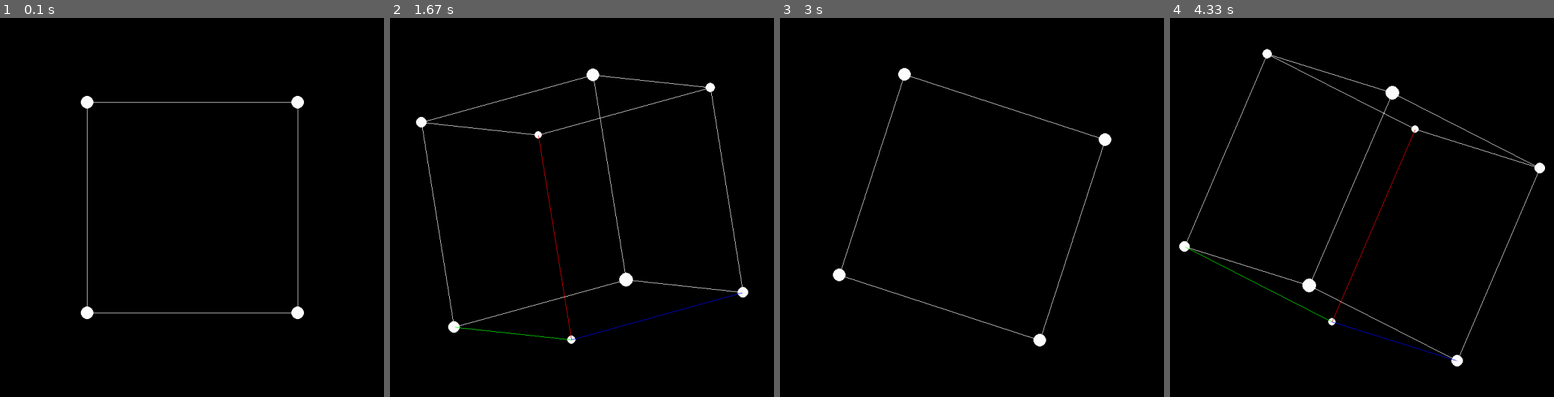
Above: before the commit, frames 1-4 (left to right).
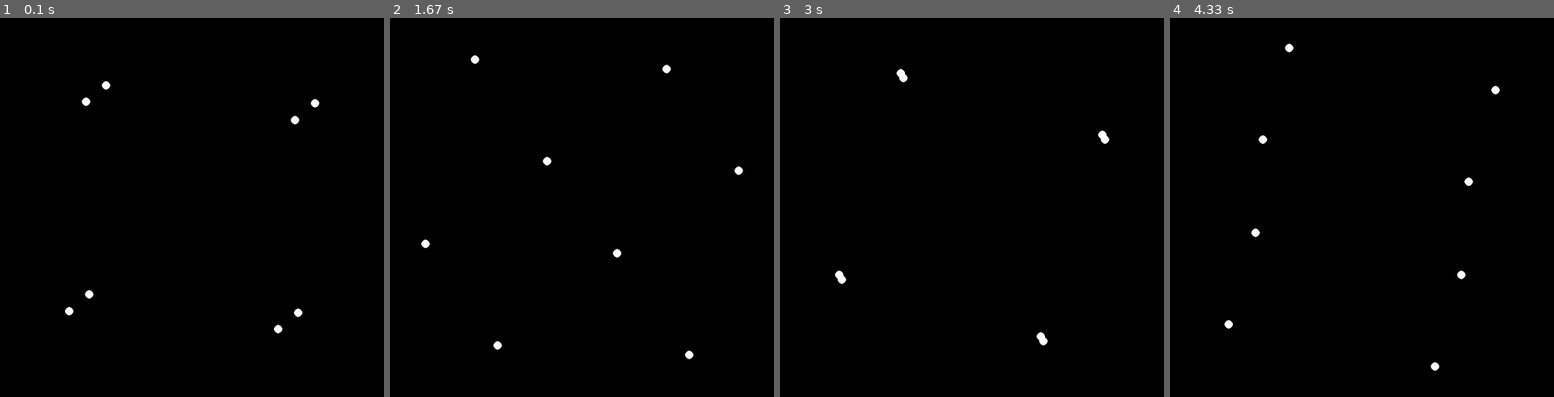
Above: after the commit, the same moments.

Repository: penewold/3d-in-python
Game: pygame game, started from 3d-pygame.py
The game is run twice, just before and just after one commit, with the same random seed, the same clock (stepped at 60 frames per second) and the same inputs.
Inputs:
- Up to frame 1 (0.1 s): no input
- Up to frame 2 (1.67 s): hold D 0.33-0.8 s; hold W 0.83-1.13 s; tap X at 0.9, 1.23, 1.53 s; tap Z at 0.98 s; hold D 1.17-1.63 s
- Up to frame 3 (3 s): hold A 1.67-2.2 s; tap X at 1.73, 2.03, 2.3, 2.63, 2.93 s; hold S 2.23-2.53 s; tap Z at 2.38 s; hold A 2.57-2.97 s
- Up to frame 4 (4.33 s): hold W 3-3.37 s; tap X at 3.07, 3.47, 3.77, 4.13 s; hold D 3.4-4.03 s; tap Z at 3.55 s; hold S from 4.07 s (still down)

The runs differ from the first frame. In frame 1, 1.3% of the frame differs, in the area x 16-84%, y 16-84%; in frame 2, 2.4%; in frame 3, 0.9%; in frame 4, 2.4%, in the area x 2-98%, y 6-94%.

Commit message:
changing how the points are set up

Diff:
--- a/3d-pygame.py
+++ b/3d-pygame.py
@@ -21,20 +21,6 @@
     ra = math.cos(math.radians(angle))
     return ra
 
-xrot = np.array([[1, 0, 0],
-        [0, cos(a1), sin(a1) * -1],
-        [0, sin(a1), cos(a1)]])
-nrot = np.array([[1, 2, 3],
-        [4, 5, 6],
-        [7, 8, 9]])
-
-yrot = np.array([[cos(a2), 0, sin(a2)],
-        [0, 1, 0],
-        [sin(a2) * -1, 0, cos(a2)]])
-
-zrot = np.array([[cos(a3), sin(a3) * -1, 0],
-        [sin(a3), cos(a3), 0],
-        [0, 0, 1]])
 
 dot1pos = np.array([1, 1, -1])
 dot2pos = np.array([1, -1, -1])
@@ -45,12 +31,28 @@
 dot7pos = np.array([-1, -1, 1])
 dot8pos = np.array([-1, 1, 1])
 
+dots = [np.array([1, 1, -1]), np.array([1, -1, -1]), np.array([1, -1, 1]), np.array([1, 1, 1]), np.array([-1, 1, -1]), np.array([-1, -1, -1]), np.array([-1, -1, 1]), np.array([-1, 1, 1])]
+
 
 def applyRotation(pos):
     a = np.dot(xrot, pos)
     a = np.dot(yrot, a)
     a = np.dot(zrot, a)
     return a
+
+def drawPoints(points, color=(255, 255, 255), multiplier=200, offsetx=0, offsety=0, size=8):
+    for point in points:
+        pg.draw.circle(screen, color, (point[0] * multiplier + offsetx, point[1] * 200 + offsety), size)
+
+
+def drawPointsCentered(points, color=(255, 255, 255), multiplier=200, size=8):
+    for point in points:
+        point = applyRotation(point)
+        pg.draw.circle(screen, color, (point[0] * multiplier + WIDTH / 2, point[1] * 200 + HEIGHT / 2), size)
+
+#def drawLines(lines):
+#    for line in lines:
+#        pg.drawLine(screen, (255,255,255), (line[0], line[1]), (line[2], line[3]))
 
 while running:
     # poll for events
@@ -87,43 +89,28 @@
         [0, 0, 1]])
 
     WIDTH, HEIGHT = screen.get_size()
-    #a1 += 1
-    #a2 += 1
-    #a3 += 1
+    a1 += 1
+    a2 += 1
+    a3 += 1
 
     # fill the screen with a color to wipe away anything from last frame
     screen.fill(pg.Color(0,0,0))
 
     # RENDER YOUR GAME HERE
-    d1pa = applyRotation(dot1pos)
-    d2pa = applyRotation(dot2pos)
-    d3pa = applyRotation(dot3pos)
-    d4pa = applyRotation(dot4pos)
-    d5pa = applyRotation(dot5pos)
-    d6pa = applyRotation(dot6pos)
-    d7pa = applyRotation(dot7pos)
-    d8pa = applyRotation(dot8pos)
-    dot1 = pg.draw.circle(screen, (255, 255, 255), (d1pa[0] * 200 + WIDTH / 2, d1pa[1] * 200 + HEIGHT / 2), round((d1pa[2] + 5) * 2))
-    dot2 = pg.draw.circle(screen, (255, 255, 255), (d2pa[0] * 200 + WIDTH / 2, d2pa[1] * 200 + HEIGHT / 2), round((d2pa[2] + 5) * 2))
-    dot3 = pg.draw.circle(screen, (255, 255, 255), (d3pa[0] * 200 + WIDTH / 2, d3pa[1] * 200 + HEIGHT / 2), round((d3pa[2] + 5) * 2))
-    dot4 = pg.draw.circle(screen, (255, 255, 255), (d4pa[0] * 200 + WIDTH / 2, d4pa[1] * 200 + HEIGHT / 2), round((d4pa[2] + 5) * 2))
-    dot5 = pg.draw.circle(screen, (255, 255, 255), (d5pa[0] * 200 + WIDTH / 2, d5pa[1] * 200 + HEIGHT / 2), round((d5pa[2] + 5) * 2))
-    dot6 = pg.draw.circle(screen, (255, 255, 255), (d6pa[0] * 200 + WIDTH / 2, d6pa[1] * 200 + HEIGHT / 2), round((d6pa[2] + 5) * 2))
-    dot7 = pg.draw.circle(screen, (255, 255, 255), (d7pa[0] * 200 + WIDTH / 2, d7pa[1] * 200 + HEIGHT / 2), round((d7pa[2] + 5) * 2))
-    dot8 = pg.draw.circle(screen, (255, 255, 255), (d8pa[0] * 200 + WIDTH / 2, d8pa[1] * 200 + HEIGHT / 2), round((d8pa[2] + 5) * 2))
-    line1 = pg.draw.line(screen, (255,0,0), (d1pa[0] * 200 + WIDTH / 2, d1pa[1] * 200 + HEIGHT / 2), (d2pa[0] * 200 + WIDTH / 2, d2pa[1] * 200 + HEIGHT / 2))
-    line2 = pg.draw.line(screen, (0,255,0), (d1pa[0] * 200 + WIDTH / 2, d1pa[1] * 200 + HEIGHT / 2), (d5pa[0] * 200 + WIDTH / 2, d5pa[1] * 200 + HEIGHT / 2))
-    line3 = pg.draw.line(screen, (0,0,255), (d1pa[0] * 200 + WIDTH / 2, d1pa[1] * 200 + HEIGHT / 2), (d4pa[0] * 200 + WIDTH / 2, d4pa[1] * 200 + HEIGHT / 2))
-    line4 = pg.draw.line(screen, (255,255,255), (d2pa[0] * 200 + WIDTH / 2, d2pa[1] * 200 + HEIGHT / 2), (d3pa[0] * 200 + WIDTH / 2, d3pa[1] * 200 + HEIGHT / 2))
-    line5 = pg.draw.line(screen, (255,255,255), (d2pa[0] * 200 + WIDTH / 2, d2pa[1] * 200 + HEIGHT / 2), (d6pa[0] * 200 + WIDTH / 2, d6pa[1] * 200 + HEIGHT / 2))
-    line6 = pg.draw.line(screen, (255,255,255), (d5pa[0] * 200 + WIDTH / 2, d5pa[1] * 200 + HEIGHT / 2), (d6pa[0] * 200 + WIDTH / 2, d6pa[1] * 200 + HEIGHT / 2))
-    line7 = pg.draw.line(screen, (255,255,255), (d3pa[0] * 200 + WIDTH / 2, d3pa[1] * 200 + HEIGHT / 2), (d4pa[0] * 200 + WIDTH / 2, d4pa[1] * 200 + HEIGHT / 2))
-    line8 = pg.draw.line(screen, (255,255,255), (d4pa[0] * 200 + WIDTH / 2, d4pa[1] * 200 + HEIGHT / 2), (d8pa[0] * 200 + WIDTH / 2, d8pa[1] * 200 + HEIGHT / 2))
-    line9 = pg.draw.line(screen, (255,255,255), (d3pa[0] * 200 + WIDTH / 2, d3pa[1] * 200 + HEIGHT / 2), (d7pa[0] * 200 + WIDTH / 2, d7pa[1] * 200 + HEIGHT / 2))
-    line10 = pg.draw.line(screen, (255,255,255), (d5pa[0] * 200 + WIDTH / 2, d5pa[1] * 200 + HEIGHT / 2), (d8pa[0] * 200 + WIDTH / 2, d8pa[1] * 200 + HEIGHT / 2))
-    line11 = pg.draw.line(screen, (255,255,255), (d6pa[0] * 200 + WIDTH / 2, d6pa[1] * 200 + HEIGHT / 2), (d7pa[0] * 200 + WIDTH / 2, d7pa[1] * 200 + HEIGHT / 2))
-    line12 = pg.draw.line(screen, (255,255,255), (d7pa[0] * 200 + WIDTH / 2, d7pa[1] * 200 + HEIGHT / 2), (d8pa[0] * 200 + WIDTH / 2, d8pa[1] * 200 + HEIGHT / 2))
-    print(d1pa)
+    points = drawPointsCentered(dots)
+    #line1 = pg.draw.line(screen, (255,0,0), (d1pa[0] * 200 + WIDTH / 2, d1pa[1] * 200 + HEIGHT / 2), (d2pa[0] * 200 + WIDTH / 2, d2pa[1] * 200 + HEIGHT / 2))
+    #line2 = pg.draw.line(screen, (0,255,0), (d1pa[0] * 200 + WIDTH / 2, d1pa[1] * 200 + HEIGHT / 2), (d5pa[0] * 200 + WIDTH / 2, d5pa[1] * 200 + HEIGHT / 2))
+    #line3 = pg.draw.line(screen, (0,0,255), (d1pa[0] * 200 + WIDTH / 2, d1pa[1] * 200 + HEIGHT / 2), (d4pa[0] * 200 + WIDTH / 2, d4pa[1] * 200 + HEIGHT / 2))
+    #line4 = pg.draw.line(screen, (255,255,255), (d2pa[0] * 200 + WIDTH / 2, d2pa[1] * 200 + HEIGHT / 2), (d3pa[0] * 200 + WIDTH / 2, d3pa[1] * 200 + HEIGHT / 2))
+    #line5 = pg.draw.line(screen, (255,255,255), (d2pa[0] * 200 + WIDTH / 2, d2pa[1] * 200 + HEIGHT / 2), (d6pa[0] * 200 + WIDTH / 2, d6pa[1] * 200 + HEIGHT / 2))
+    #line6 = pg.draw.line(screen, (255,255,255), (d5pa[0] * 200 + WIDTH / 2, d5pa[1] * 200 + HEIGHT / 2), (d6pa[0] * 200 + WIDTH / 2, d6pa[1] * 200 + HEIGHT / 2))
+    #line7 = pg.draw.line(screen, (255,255,255), (d3pa[0] * 200 + WIDTH / 2, d3pa[1] * 200 + HEIGHT / 2), (d4pa[0] * 200 + WIDTH / 2, d4pa[1] * 200 + HEIGHT / 2))
+    #line8 = pg.draw.line(screen, (255,255,255), (d4pa[0] * 200 + WIDTH / 2, d4pa[1] * 200 + HEIGHT / 2), (d8pa[0] * 200 + WIDTH / 2, d8pa[1] * 200 + HEIGHT / 2))
+    #line9 = pg.draw.line(screen, (255,255,255), (d3pa[0] * 200 + WIDTH / 2, d3pa[1] * 200 + HEIGHT / 2), (d7pa[0] * 200 + WIDTH / 2, d7pa[1] * 200 + HEIGHT / 2))
+    #line10 = pg.draw.line(screen, (255,255,255), (d5pa[0] * 200 + WIDTH / 2, d5pa[1] * 200 + HEIGHT / 2), (d8pa[0] * 200 + WIDTH / 2, d8pa[1] * 200 + HEIGHT / 2))
+    #line11 = pg.draw.line(screen, (255,255,255), (d6pa[0] * 200 + WIDTH / 2, d6pa[1] * 200 + HEIGHT / 2), (d7pa[0] * 200 + WIDTH / 2, d7pa[1] * 200 + HEIGHT / 2))
+    #line12 = pg.draw.line(screen, (255,255,255), (d7pa[0] * 200 + WIDTH / 2, d7pa[1] * 200 + HEIGHT / 2), (d8pa[0] * 200 + WIDTH / 2, d8pa[1] * 200 + HEIGHT / 2))
+    #print(d1pa)
 
 
     # flip() the display to put your work on screen
